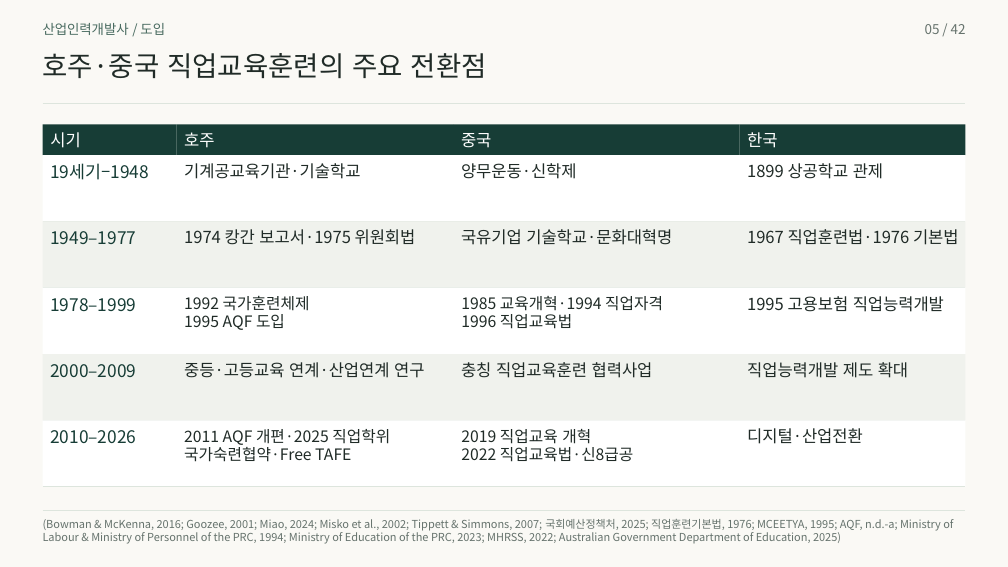
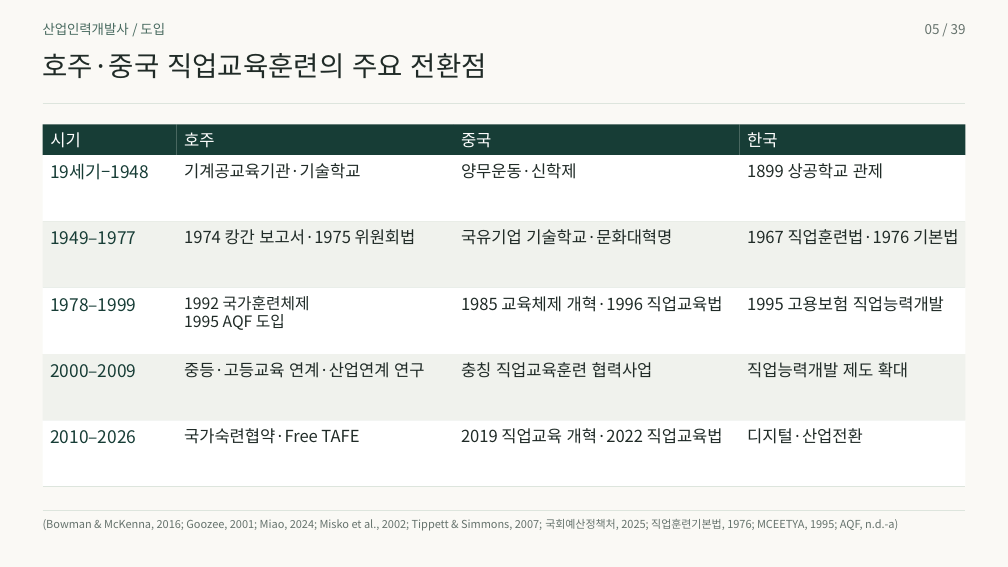
Before and after one commit to 01Chungee10/vet-history-rehearsal, a slide deck: slide 5 of au-cn-2026/presentation.pptx. Drawn at 1008x567 pixels with LibreOffice and Linux fonts; fonts in the diff are those of the drawing. Boxes give left, top, right and bottom in pixels: in the first picture for what was removed or moved away, otherwise in the second. Text is boxed around its words. In the diff, an @@ line names an element or a change of style, - is before the commit and + after.

```diff
--- a/au-cn-2026/presentation.pptx
+++ b/au-cn-2026/presentation.pptx
@@ text at (x1=925, y1=24, x2=966, y2=34): text changed @@
-05 / 42
+05 / 39
@@ text at (x1=461, y1=296, x2=723, y2=312): text changed; size 15 to 15.8 pt @@
-1985 교육개혁·1994 직업자격
+1985 교육체제 개혁·1996 직업교육법
@@ text removed at (x1=461, y1=314, x2=572, y2=329) @@
-1996 직업교육법
@@ text "국가숙련협약·Free TAFE" moved from (x1=184, y1=444, x2=351, y2=462) to (x1=184, y1=428, x2=359, y2=444) @@
@@ text "국가숙련협약·Free TAFE" at (x1=184, y1=428, x2=359, y2=444): size 15 to 15.8 pt @@
@@ text removed at (x1=184, y1=429, x2=390, y2=445) @@
-2011 AQF 개편·2025 직업학위
@@ text at (x1=461, y1=428, x2=723, y2=444): text changed; size 15 to 15.8 pt @@
-2019 직업교육 개혁
+2019 직업교육 개혁·2022 직업교육법
@@ text removed at (x1=461, y1=447, x2=633, y2=462) @@
-2022 직업교육법·신8급공
@@ text at (x1=43, y1=519, x2=898, y2=531): text changed @@
-(Bowman & McKenna, 2016; Goozee, 2001; Miao, 2024; Misko et al., 2002; Tippett & Simmons, 2007; 국회예산정책처, 2025; 직업훈련기본법, 1976; MCEETYA, 1995; AQF, n.d.-a; Ministry of
+(Bowman & McKenna, 2016; Goozee, 2001; Miao, 2024; Misko et al., 2002; Tippett & Simmons, 2007; 국회예산정책처, 2025; 직업훈련기본법, 1976; MCEETYA, 1995; AQF, n.d.-a)
@@ text removed at (x1=43, y1=530, x2=841, y2=544) @@
-Labour & Ministry of Personnel of the PRC, 1994; Ministry of Education of the PRC, 2023; MHRSS, 2022; Australian Government Department of Education, 2025)
```
Also in this commit, not shown: 38 other slides changed, 3 slides removed, 46 other files.
